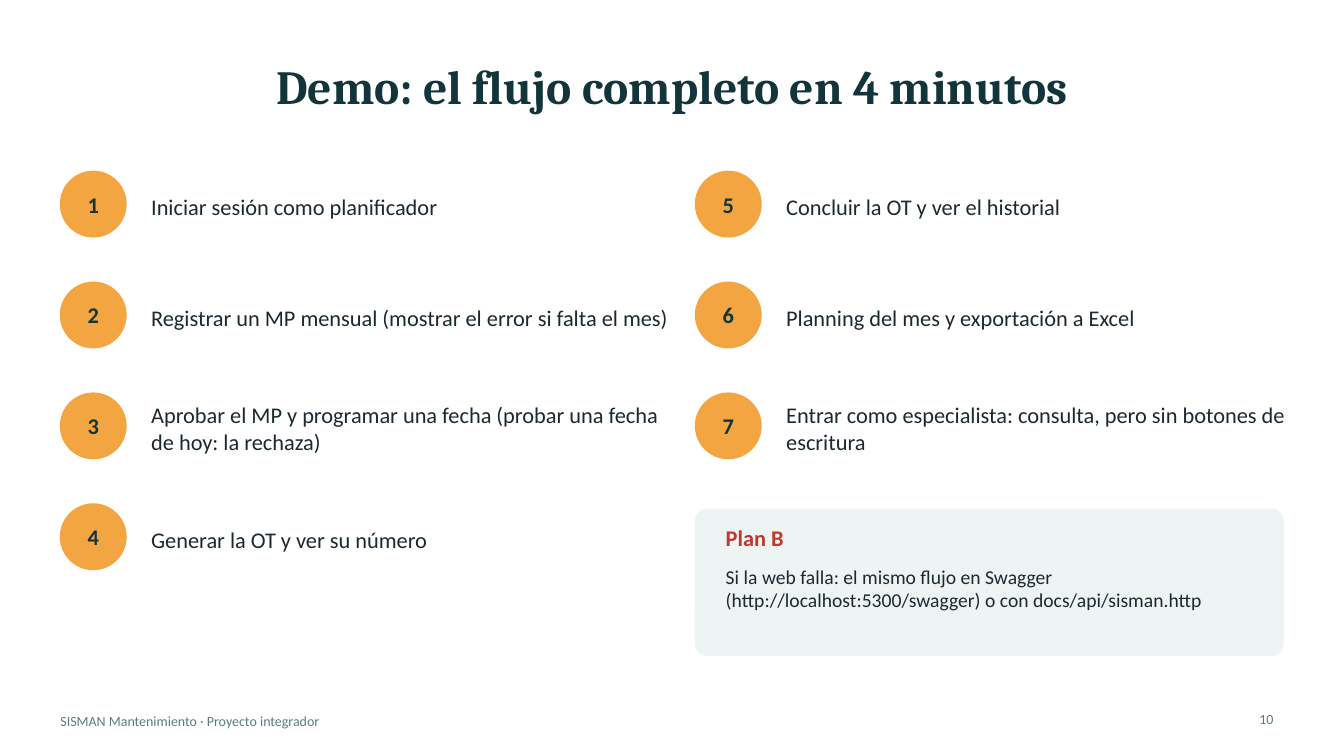
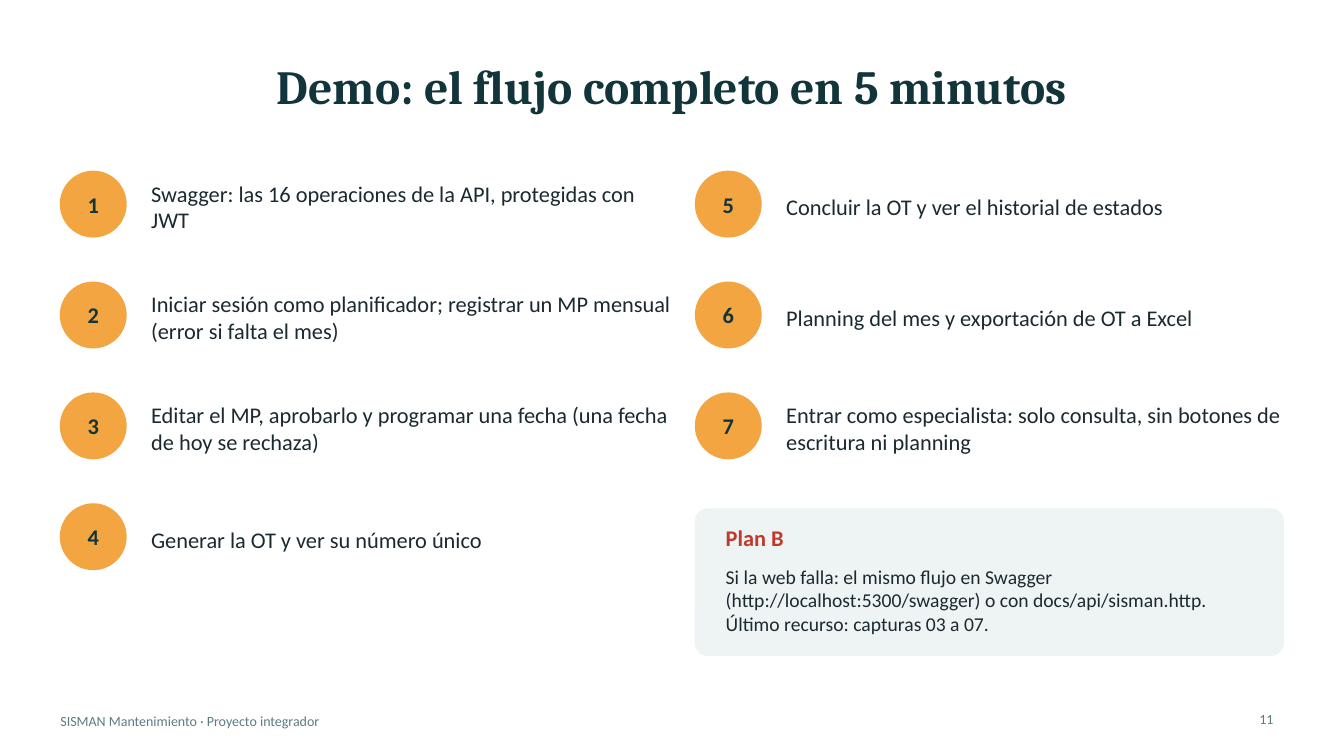
Before and after one commit to AngelHermozaSalasEDP/sisman-mantenimiento, a slide deck: slide 11 of docs/presentacion.pptx (slide 10 before the commit). Drawn at 1344x756 pixels with LibreOffice and Linux fonts; fonts in the diff are those of the drawing. Boxes give left, top, right and bottom in pixels: in the first picture for what was removed or moved away, otherwise in the second. Text is boxed around its words. In the diff, an @@ line names an element or a change of style, - is before the commit and + after.

```diff
--- a/docs/presentacion.pptx
+++ b/docs/presentacion.pptx
@@ title at (277, 70, 1067, 115): text changed @@
-Demo: el flujo completo en 4 minutos
+Demo: el flujo completo en 5 minutos
@@ text at (151, 186, 635, 228): text changed @@
-Iniciar sesión como planificador
+Swagger: las 16 operaciones de la API, protegidas con JWT
@@ text at (786, 199, 1163, 219): text changed @@
-Concluir la OT y ver el historial
+Concluir la OT y ver el historial de estados
@@ text at (151, 296, 670, 342): text changed @@
-Registrar un MP mensual (mostrar el error si falta el mes)
+Iniciar sesión como planificador; registrar un MP mensual (error si falta el mes)
@@ text at (786, 310, 1193, 330): text changed @@
-Planning del mes y exportación a Excel
+Planning del mes y exportación de OT a Excel
@@ text at (151, 407, 667, 454): text changed @@
-Aprobar el MP y programar una fecha (probar una fecha de hoy: la rechaza)
+Editar el MP, aprobarlo y programar una fecha (una fecha de hoy se rechaza)
@@ text at (786, 407, 1280, 454): text changed @@
-Entrar como especialista: consulta, pero sin botones de escritura
+Entrar como especialista: solo consulta, sin botones de escritura ni planning
@@ text at (151, 532, 482, 552): text changed @@
-Generar la OT y ver su número
+Generar la OT y ver su número único
@@ text at (726, 570, 1206, 634): text changed @@
-Si la web falla: el mismo flujo en Swagger (http://localhost:5300/swagger) o con docs/api/sisman.http
+Si la web falla: el mismo flujo en Swagger (http://localhost:5300/swagger) o con docs/api/sisman.http. Último recurso: capturas 03 a 07.
@@ page number at (1259, 715, 1273, 724): text changed @@
-10
+11
```
Also in this commit, not shown: 8 other slides changed, 1 slide added, 1 other file.
